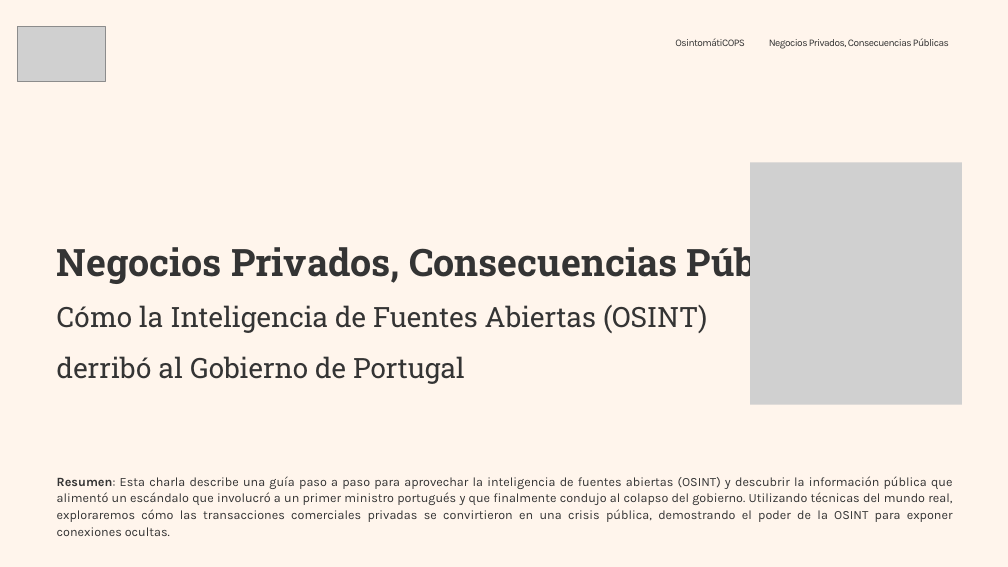
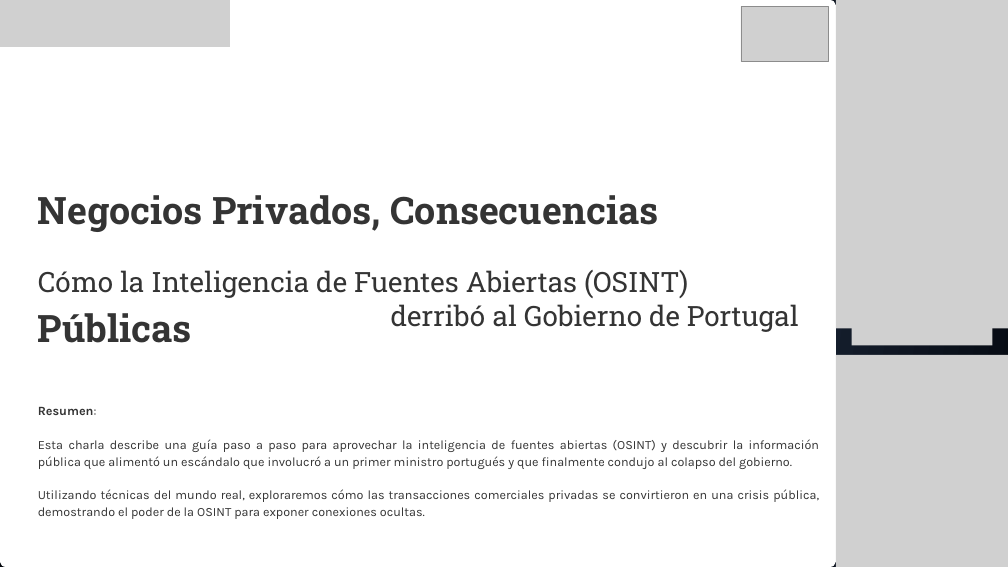
Before and after one commit to pedroaovieira/osint, a slide deck: slide 2 of presentation/osintomaticops/Negocios_Privados,_Consecuencias_Publicas.pptx (slide 1 before the commit). Drawn at 1008x567 pixels with LibreOffice and Linux fonts; fonts in the diff are those of the drawing; grey boxes stand for pictures; background and template pictures are left out. Boxes give left, top, right and bottom in pixels: in the first picture for what was removed or moved away, otherwise in the second. Text is boxed around its words. In the diff, an @@ line names an element or a change of style, - is before the commit and + after.

```diff
--- a/presentation/osintomaticops/Negocios_Privados,_Consecuencias_Publicas.pptx
+++ b/presentation/osintomaticops/Negocios_Privados,_Consecuencias_Publicas.pptx
@@ background picture (left out) to gradient #2B3D59 to #03060C @@
@@ freeform shape added at (x1=0, y1=0, x2=836, y2=567), fill #FFFFFF @@
@@ picture added at (x1=0, y1=0, x2=230, y2=47) @@
@@ picture moved from (x1=18, y1=26, x2=105, y2=82) to (x1=741, y1=6, x2=828, y2=61) @@
@@ picture added at (x1=836, y1=0, x2=1008, y2=329) @@
@@ text removed at (x1=675, y1=38, x2=745, y2=46) @@
-  OsintomátiCOPS
@@ text removed at (x1=769, y1=38, x2=949, y2=49) @@
-  Negocios Privados, Consecuencias Públicas
@@ text "Negocios Privados, Consecuencias Públicas" rewrapped from (x1=57, y1=242, x2=841, y2=286) to (x1=38, y1=195, x2=658, y2=343) @@
@@ picture removed at (x1=750, y1=162, x2=962, y2=405) @@
@@ picture added at (x1=852, y1=165, x2=992, y2=345) @@
@@ text "Cómo la Inteligencia de Fuentes ..." moved from (x1=57, y1=305, x2=707, y2=384) to (x1=38, y1=270, x2=799, y2=332) @@
@@ text "Cómo la Inteligencia de Fuentes ..." at (x1=38, y1=270, x2=799, y2=332): line spacing 1.5 to 1 @@
@@ picture added at (x1=836, y1=355, x2=1008, y2=567) @@
@@ text at (x1=38, y1=407, x2=820, y2=519): text changed @@
-Resumen: Esta charla describe una guía paso a paso para aprovechar la inteligencia de fuentes abiertas (OSINT) y descubrir la información pública que alimentó un escándalo que involucró a un primer ministro portugués y que finalmente condujo al colapso del gobierno. Utilizando técnicas del mundo real, exploraremos cómo las transacciones comerciales privadas se convirtieron en una crisis pública, demostrando el poder de la OSINT para exponer conexiones ocultas.
+Resumen:
+Esta charla describe una guía paso a paso para aprovechar la inteligencia de fuentes abiertas (OSINT) y descubrir la información pública que alimentó un escándalo que involucró a un primer ministro portugués y que finalmente condujo al colapso del gobierno.
+Utilizando técnicas del mundo real, exploraremos cómo las transacciones comerciales privadas se convirtieron en una crisis pública, demostrando el poder de la OSINT para exponer conexiones ocultas.
```
Also in this commit, not shown: 22 other slides changed, 16 slides added, 14 slides removed, 1 other file.
